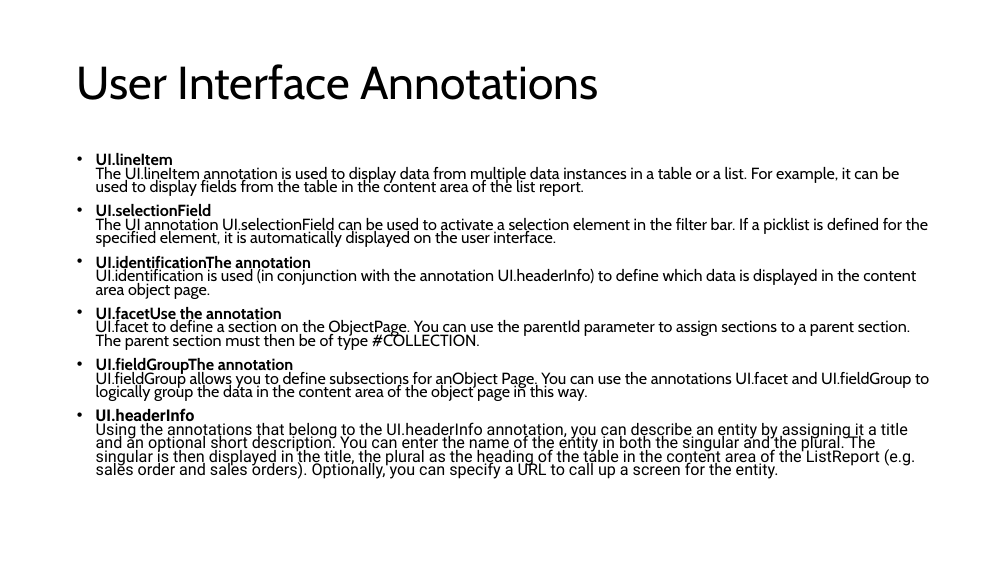
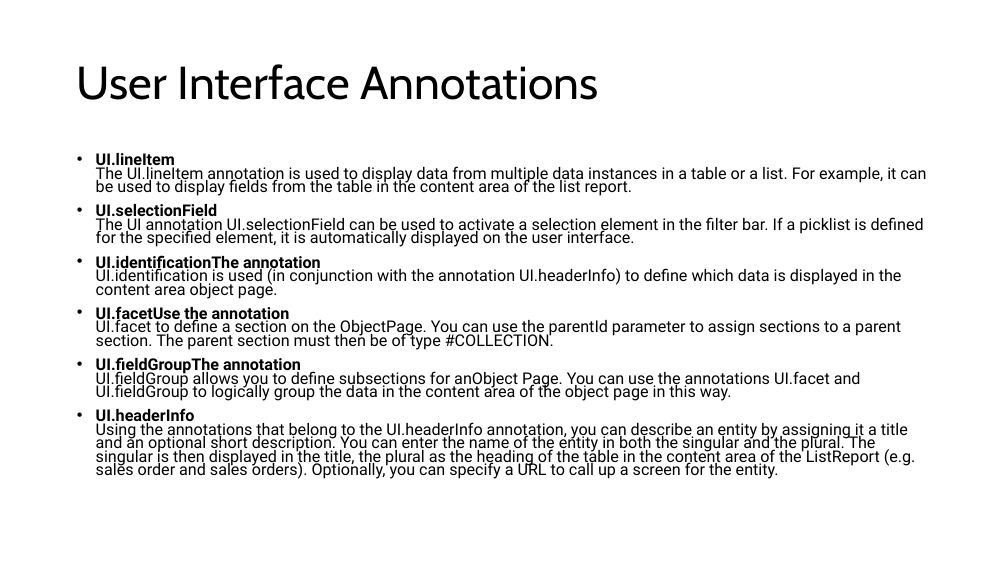
Before and after one commit to DevelopmentBvise/Schulung, a slide deck: slide 3 of RAP UI Interface/Präsentation1.pptx. Drawn at 1008x567 pixels with LibreOffice and Linux fonts; fonts in the diff are those of the drawing. Boxes give left, top, right and bottom in pixels: in the first picture for what was removed or moved away, otherwise in the second. Text is boxed around its words. In the diff, an @@ line names an element or a change of style, - is before the commit and + after.

Commit message:
Update

```diff
--- a/RAP UI Interface/Präsentation1.pptx
+++ b/RAP UI Interface/Präsentation1.pptx
@@ text at (96,153,926,401): font Cabin to Roboto in "UI.lineItem The UI.lineItem annotation is used to ...", "UI.selectionField The UI annotation UI.selectionField can be ...", "UI.identificationThe annotation UI.identification is used (i ...", "UI.facetUse the annotation UI.facet to define a ..." and 1 more places @@
```
Also in this commit, not shown: 1 slide removed.
